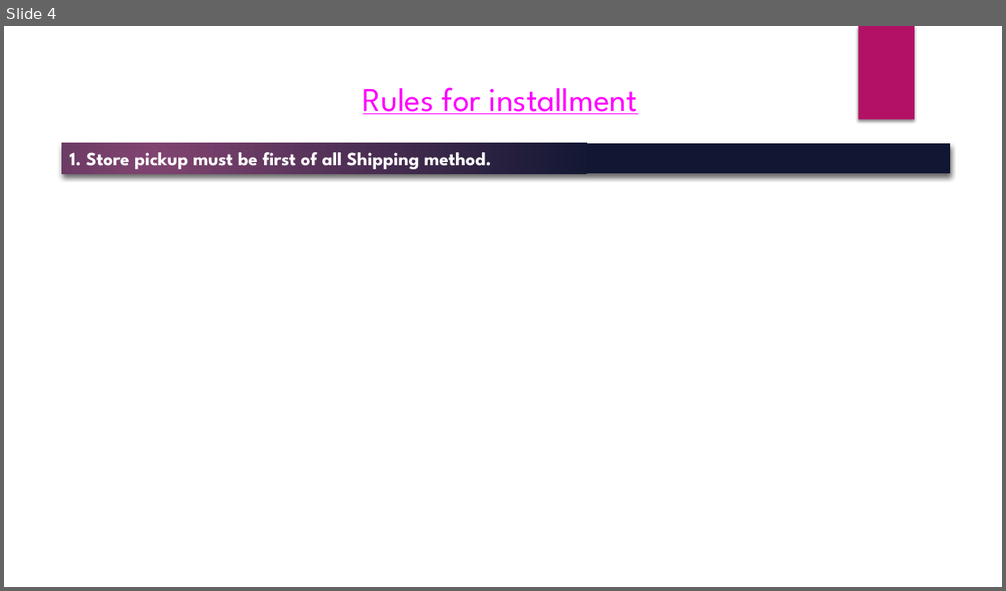
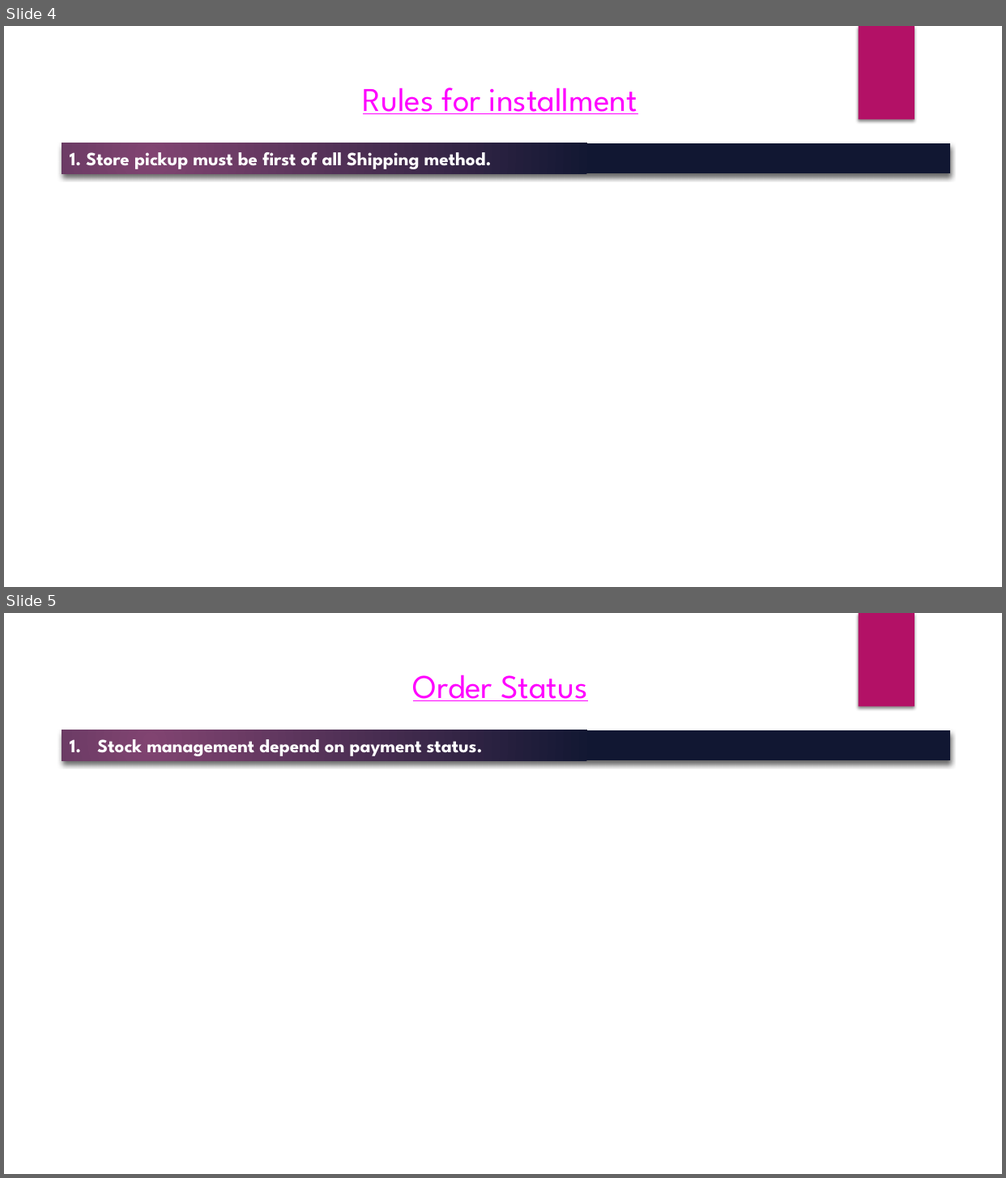
Before and after one commit to md-nobir-hasan/Lappy-Valley, a slide deck: needs/user-manual.pptx. Shown one above the other, each under a label of ours: slide 4 before the commit, slides 4 and 5 after it. The pictures are 1006x591 and 1006x1178 pixels, drawn with LibreOffice and Linux fonts; fonts in the diff are those of the drawing; background and template pictures are left out. Boxes give left, top, right and bottom in pixels: in the first picture for what was removed or moved away, otherwise in the second. Text is boxed around its words. In the diff, an @@ line names an element or a change of style, - is before the commit and + after.

```diff
--- a/needs/user-manual.pptx
+++ b/needs/user-manual.pptx
@@ slide 5 added at box(4, 613, 1002, 1174), background picture (left out); not listed: 1 template element that a slide beside it also shows @@
@@ title added at box(413, 675, 587, 701), 32 pt, text #FF00FF, underline @@
+Order Status
@@ rectangle added at box(62, 730, 951, 760), fill gradient #814572 to #111833, 18 pt, text #FFFFFF, bold @@
+1. Stock management depend on payment status.
```
